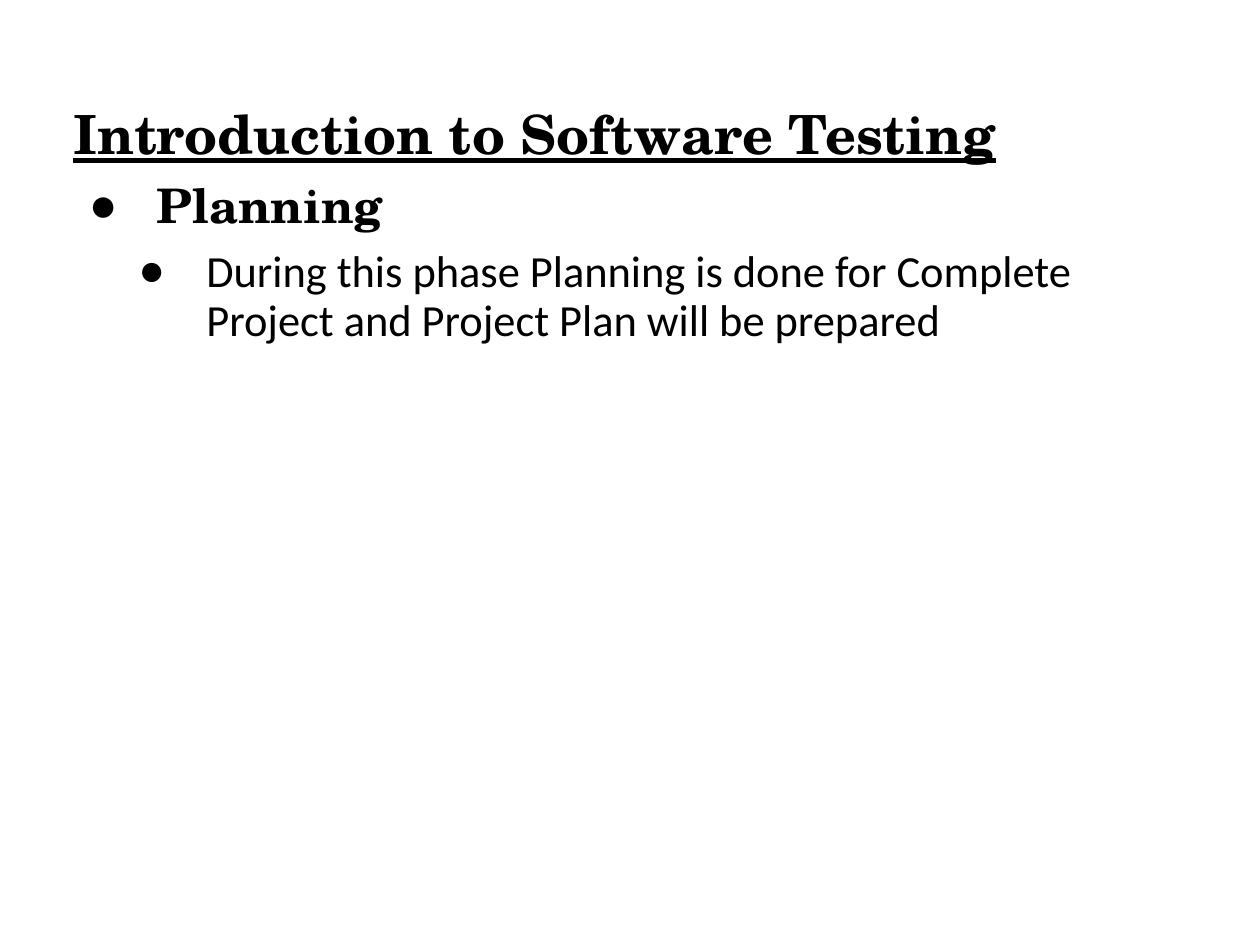
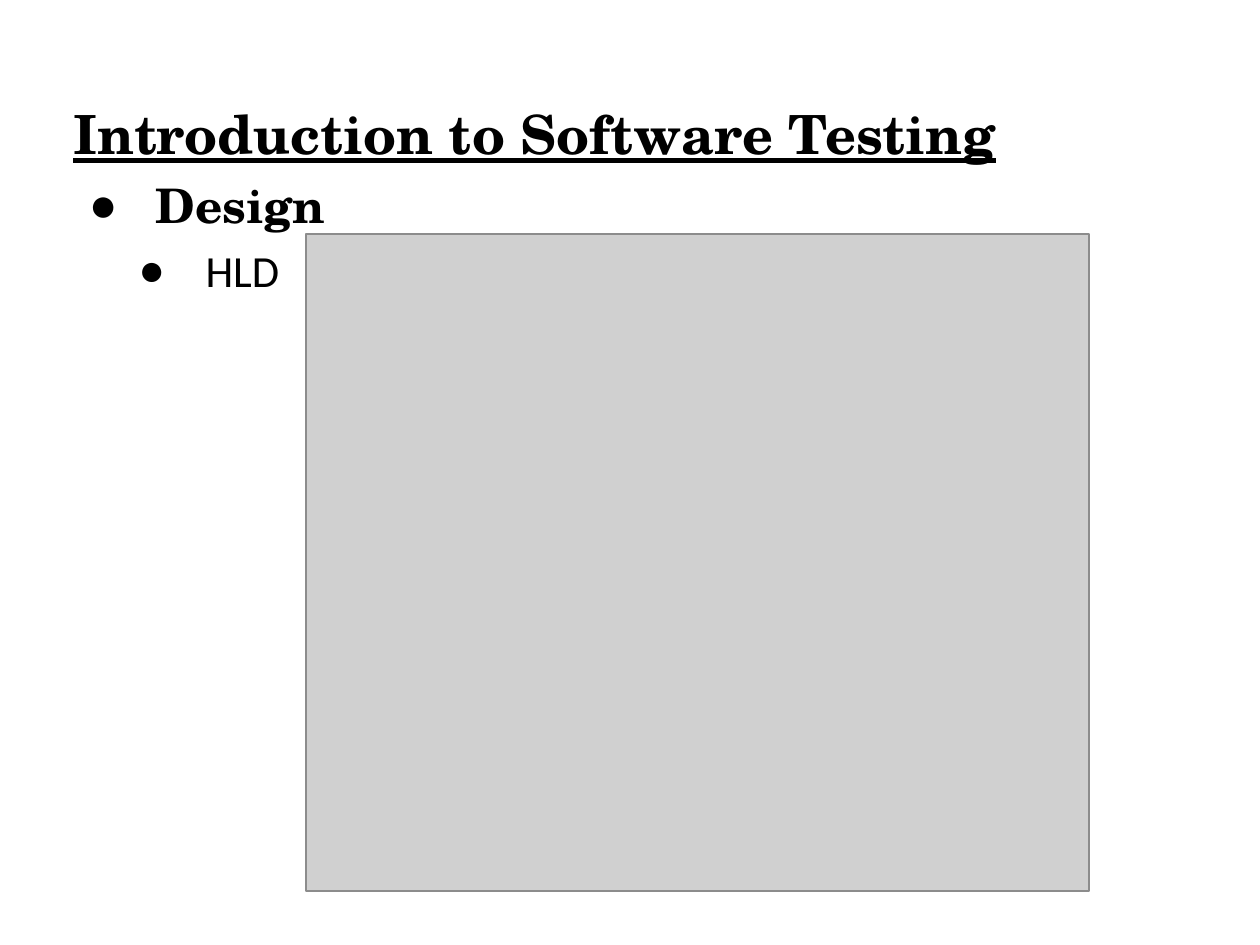
Before and after one commit to vprem99/Framework, a slide deck: slide 21 of Module1.ppt (slide 14 before the commit). Drawn at 1260x945 pixels with LibreOffice and Linux fonts; fonts in the diff are those of the drawing; grey boxes stand for pictures. Boxes give left, top, right and bottom in pixels: in the first picture for what was removed or moved away, otherwise in the second. Text is boxed around its words. In the diff, an @@ line names an element or a change of style, - is before the commit and + after.

```diff
--- a/Module1.ppt
+++ b/Module1.ppt
@@ text at (156,188,326,287): text changed; size 28 to 30 pt; font Calibri to TeX Gyre Schola; bold on @@
-  ● Planning
-    ● During this phase Planning is done for Complete Project and Project Plan will be prepared
+  ● Design
+    ● HLD
@@ picture added at (306,234,1090,892) @@
```
Also in this commit, not shown: 31 other slides changed, 14 slides added.
